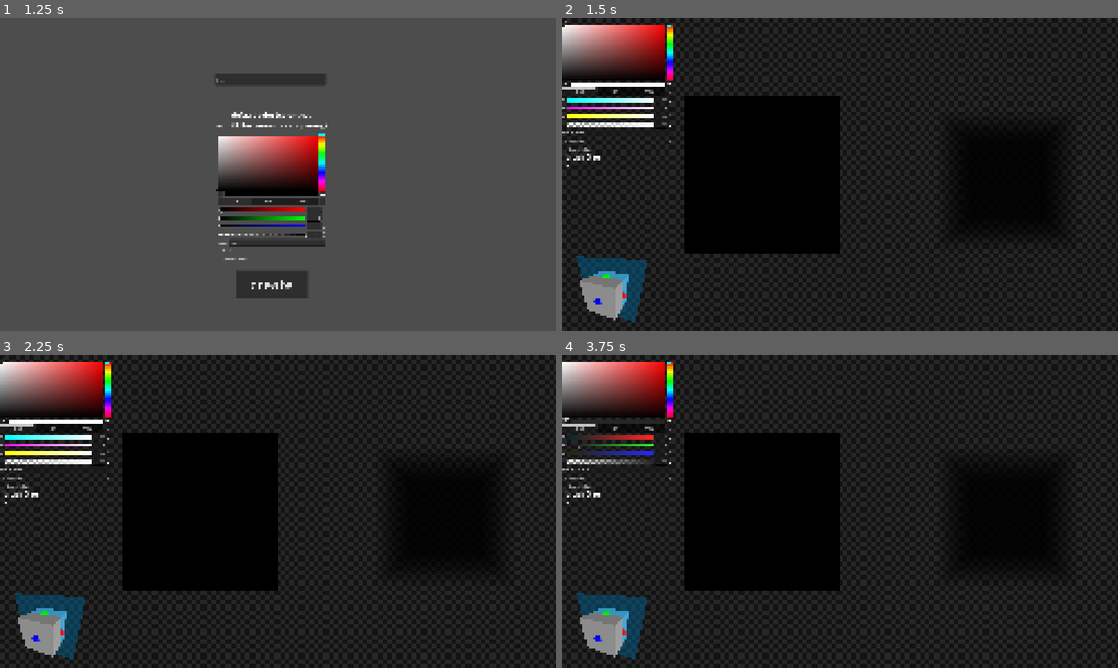
Above: before the commit, frames 1-4 (two rows, left to right).
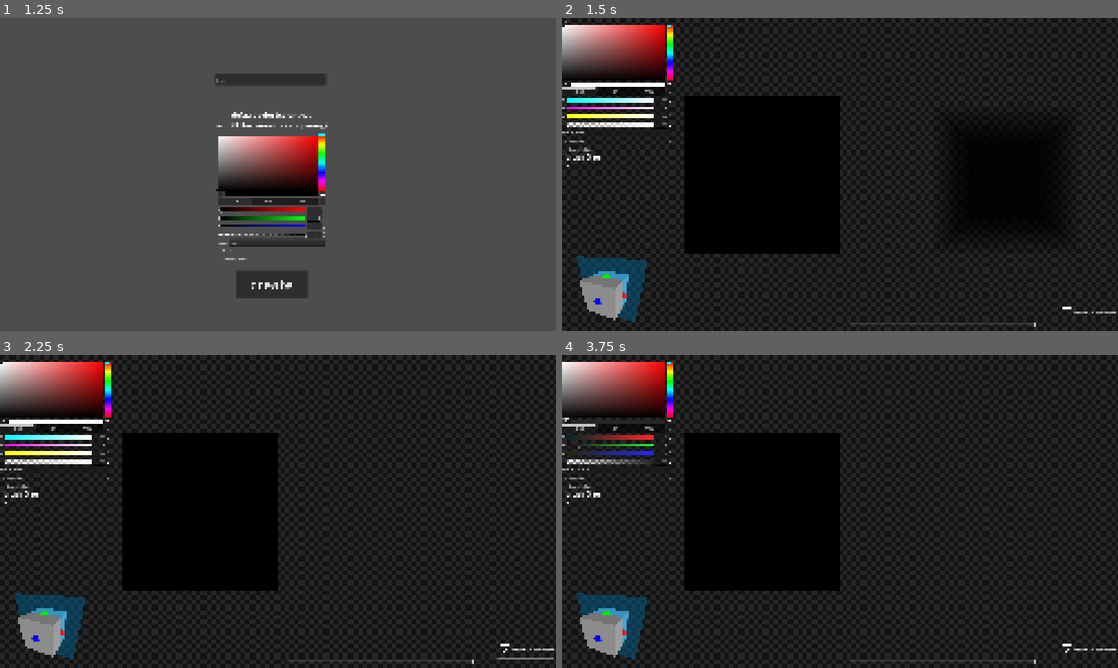
Above: after the commit, the same moments.

Repository: Z53-INCOMING/krita-3d
Game: Godot game, scene res://start.tscn
Two runs of this game, one before a commit and one after it. Both use one fixed random seed, a clock stepped at 60 frames per second and the inputs below.
Inputs (mouse positions are in pixels of both pictures, inside the frame that each line leads up to):
- Up to frame 1 (1.25 s): click "create new file" at 0.5 s
- Up to frame 2 (1.5 s): click "create" at 1.25 s
- Up to frame 3 (2.25 s): click (522, 649) at 2 s, where only the run after the commit has a clickable "Make Black Transparent"
- Up to frame 4 (3.75 s): click (567, 420) at 2.75 s; click "RGB" at 3.5 s

Frame 1 is identical in both runs. In frame 2, 0.2% of the frame differs, in the area x 51-100%, y 92-99%; in frame 3, 3.0%, in the area x 51-100%, y 36-99%; in frame 4, 2.9%.

Commit message:
transparency slider among other things
zooming and disabling black feature

Diff:
--- a/program.gd
+++ b/program.gd
@@ -62,13 +62,13 @@
 	volumetric_shader = ShaderMaterial.new()
 	volumetric_shader.shader = load("res://volumetric slice.gdshader")
 	volumetric_shader.set_shader_parameter("image_size", image_size)
-	for i in image_size:
+	for i in image_size * 2:
 		var sprite = Sprite3D.new()
 
 		sprite.texture = placeholder
 		sprite.pixel_size = 2.0 / float(image_size)
 		sprite.material_override = volumetric_shader
-		sprite.position.z = (float(i) / float(image_size)) * 2.0 - 1.0
+		sprite.position.z = (float(i) / float(image_size)) * 2.0 - 2.0
 
 		volume.add_child(sprite)
 
@@ -115,16 +115,23 @@
 
 	screen.material.set_shader_parameter("mouse_position", mouse_position_3d)
 
-	if Input.is_action_just_released("scroll_down"):
-		if Input.is_action_pressed("shift"):
-			z_offset -= 1.0 / 8.0
-		else:
-			z_offset -= 1.0 / float(image_size)
-	if Input.is_action_just_released("scroll_up"):
-		if Input.is_action_pressed("shift"):
-			z_offset += 1.0 / 8.0
-		else:
-			z_offset += 1.0 / float(image_size)
+	if get_global_mouse_position().x < 1280:
+		if Input.is_action_just_released("scroll_down"):
+			if Input.is_action_pressed("shift"):
+				z_offset -= 1.0 / 8.0
+			else:
+				z_offset -= 1.0 / float(image_size)
+		if Input.is_action_just_released("scroll_up"):
+			if Input.is_action_pressed("shift"):
+				z_offset += 1.0 / 8.0
+			else:
+				z_offset += 1.0 / float(image_size)
+	else:
+		if Input.is_action_just_released("scroll_down"):
+			volume_camera.position.z += 0.25
+		if Input.is_action_just_released("scroll_up"):
+			volume_camera.position.z -= 0.25
+		volume_camera.position.z = clampf(volume_camera.position.z, 0.25, 3.0)
 	z_offset = clampf(z_offset, 0.0, float(image_size - 1) / float(image_size))
 	screen.material.set_shader_parameter("z_offset", z_offset + (1.0 / 1000.0))
 	intersection_plane.position.z = z_offset - 0.5
@@ -232,11 +239,15 @@
 	brush_color = color
 	screen.material.set_shader_parameter("brush_color", brush_color)
 
-
 func _on_h_slider_value_changed(value):
 	brush_radius = value
-
 
 func _on_file_dialog_file_selected(path):
 	image.save_png(path)
 	Globals.file_path = path
+
+func _on_alpha_slider_value_changed(value):
+	volumetric_shader.set_shader_parameter("alpha", value)
+
+func _on_disable_black_toggled(toggled_on):
+	volumetric_shader.set_shader_parameter("disable_black", toggled_on)
--- a/program.tscn
+++ b/program.tscn
@@ -1,8 +1,10 @@
-[gd_scene load_steps=14 format=3 uid="uid://bx6yxqrt4mq0v"]
+[gd_scene load_steps=16 format=3 uid="uid://bx6yxqrt4mq0v"]
 
 [ext_resource type="Script" uid="uid://hhpf5teq0xhw" path="res://program.gd" id="1_5rvem"]
 [ext_resource type="Shader" uid="uid://k11gg71srwkm" path="res://3d image visualizer.gdshader" id="1_xyavc"]
 [ext_resource type="Shader" uid="uid://cecgs36fywowh" path="res://program.gdshader" id="2_1yiai"]
+[ext_resource type="Texture2D" uid="uid://mbdud4oluubw" path="res://checked.png" id="4_6oq2n"]
+[ext_resource type="Texture2D" uid="uid://yba0ag5w1fsa" path="res://unchecked.png" id="5_ngr8y"]
 
 [sub_resource type="ShaderMaterial" id="ShaderMaterial_h7wj0"]
 shader = ExtResource("2_1yiai")
@@ -58,8 +60,8 @@
 [node name="Background" type="ColorRect" parent="."]
 material = SubResource("ShaderMaterial_h7wj0")
 layout_mode = 0
-offset_right = 2573.0
-offset_bottom = 1466.0
+offset_right = 2560.0
+offset_bottom = 1440.0
 color = Color(0.0926804, 0.0926804, 0.0926804, 1)
 
 [node name="Screen" type="ColorRect" parent="."]
@@ -185,6 +187,30 @@
 filters = PackedStringArray("*.png")
 use_native_dialog = true
 
+[node name="AlphaSlider" type="HSlider" parent="."]
+layout_mode = 0
+offset_left = 1318.0
+offset_top = 1387.0
+offset_right = 2550.0
+offset_bottom = 1431.0
+min_value = 0.001
+max_value = 1.0
+step = 0.0
+value = 0.125
+exp_edit = true
+
+[node name="DisableBlack" type="CheckBox" parent="."]
+layout_mode = 0
+offset_left = 2287.0
+offset_top = 1320.0
+offset_right = 2551.0
+offset_bottom = 1392.0
+theme_override_icons/checked = ExtResource("4_6oq2n")
+theme_override_icons/unchecked = ExtResource("5_ngr8y")
+text = "Make Black Transparent"
+
 [connection signal="color_changed" from="ColorPickerButton" to="." method="_on_color_picker_button_color_changed"]
 [connection signal="value_changed" from="HSlider" to="." method="_on_h_slider_value_changed"]
 [connection signal="file_selected" from="FileDialog" to="." method="_on_file_dialog_file_selected"]
+[connection signal="value_changed" from="AlphaSlider" to="." method="_on_alpha_slider_value_changed"]
+[connection signal="toggled" from="DisableBlack" to="." method="_on_disable_black_toggled"]
--- a/volumetric slice.gdshader
+++ b/volumetric slice.gdshader
@@ -7,15 +7,23 @@
 
 uniform mat3 rotation;
 
+uniform float alpha = 0.125;
+
+uniform bool disable_black = false;
+
 void fragment() {
 	vec3 original_pos = vec3((UV - vec2(0.25)) * 2.0, NODE_POSITION_WORLD.z * 0.5 + 0.5);
 
 	vec3 pos = ((original_pos - vec3(0.5)) * transpose(rotation)) + vec3(0.5);
 
 	ALBEDO = texture(image, (pos.xy / vec2(1.0, float(image_size))) + vec2(0.0, floor(pos.z * float(image_size)) / float(image_size))).rgb;
-	ALPHA = 0.125;
+	ALPHA = alpha;
 
 	if ((pos.x < 0.0 || pos.y < 0.0 || pos.z < 0.0) || (pos.x > 1.0 || pos.y > 1.0 || pos.z > 1.0)) {
 		ALPHA = 0.0;
 	}
+
+	if (disable_black && ALBEDO == vec3(0.0)) {
+		ALPHA = 0.0;
+	}
 }
Binary file added: checked.png
Not shown, added: checked.png.import
Not shown, changed: export_presets.cfg
Not shown: 1 places in program.tscn that only renumber resources
Binary file added: unchecked.png
Not shown, added: unchecked.png.import
